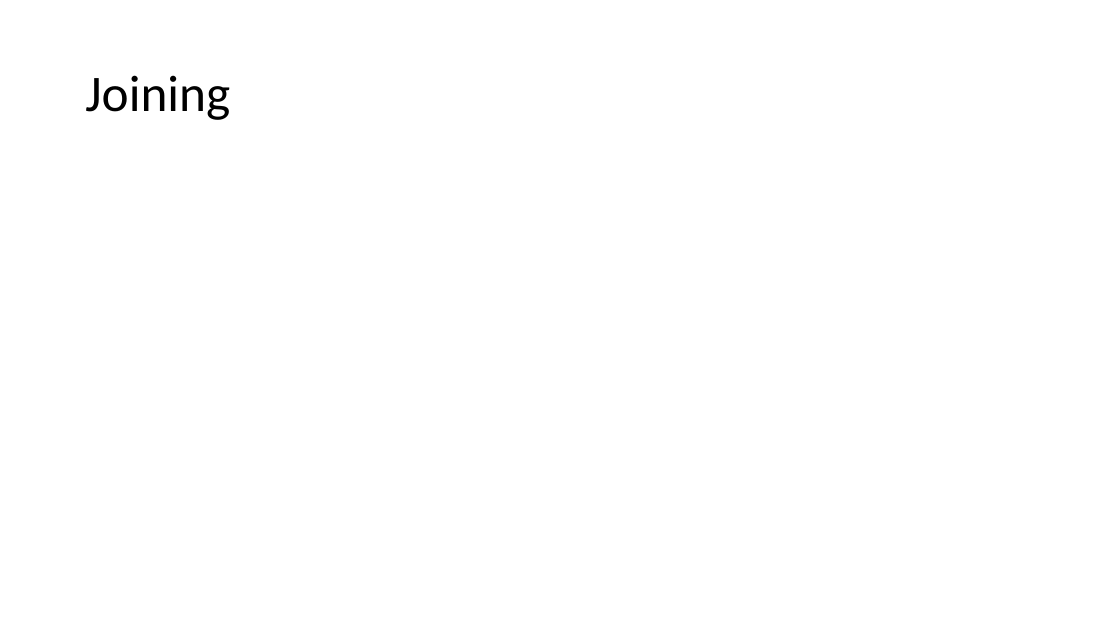
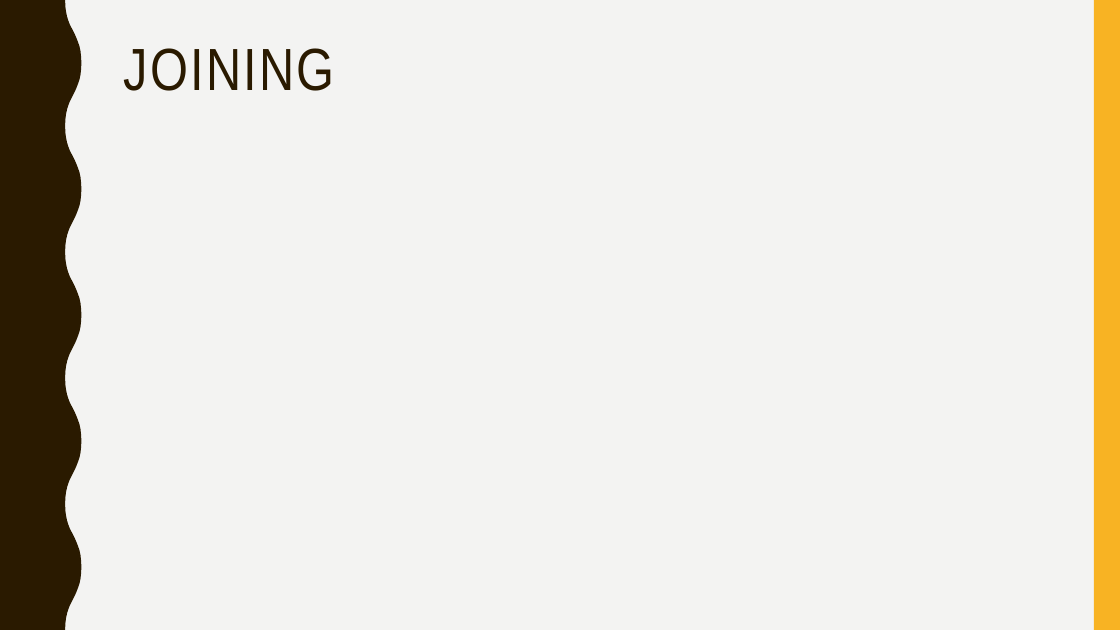
Before and after one commit to QuantamHD/routing-simulation-2, a slide deck: slide 7 of Chord Presentation.pptx (slide 6 before the commit). Drawn at 1120x630 pixels with LibreOffice and Linux fonts; fonts in the diff are those of the drawing. Boxes give left, top, right and bottom in pixels: in the first picture for what was removed or moved away, otherwise in the second. Text is boxed around its words. In the diff, an @@ line names an element or a change of style, - is before the commit and + after.

```diff
--- a/Chord Presentation.pptx
+++ b/Chord Presentation.pptx
@@ background #FFFFFF to #F3F3F2 @@
@@ freeform shape added at box(0, 0, 82, 630), fill #2A1A00 @@
@@ rectangle added at box(1094, 0, 1120, 630), fill #F8B323 @@
@@ title "JOINING" at box(123, 48, 334, 91): vertical alignment middle to top @@
@@ title at box(123, 48, 334, 91): text changed; size 44 to 51 pt; font Calibri to Arial Narrow; text colour #000000 to #2A1A00 @@
-Joining
+JOINING
```
Also in this commit, not shown: 7 other slides changed, 4 slides added, 2 slides removed.
